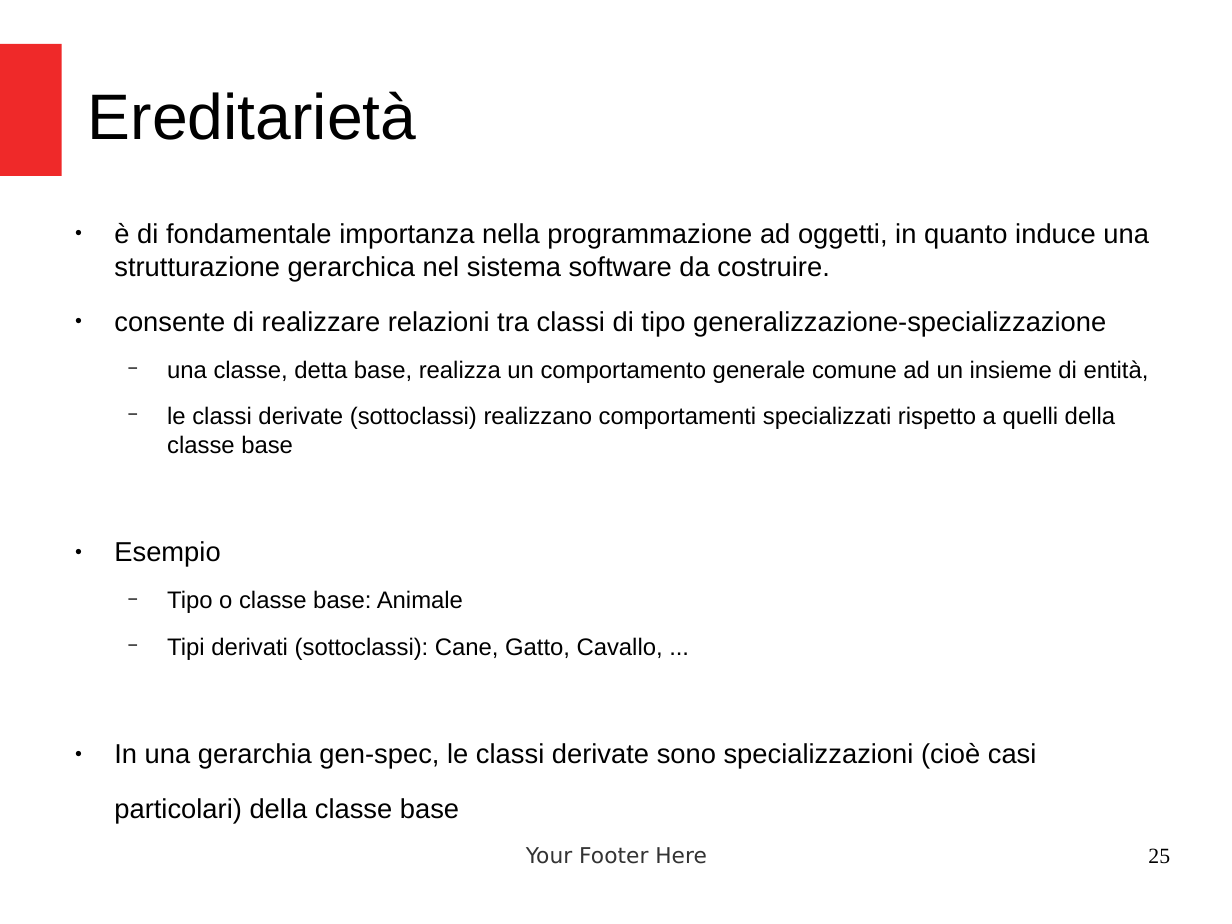
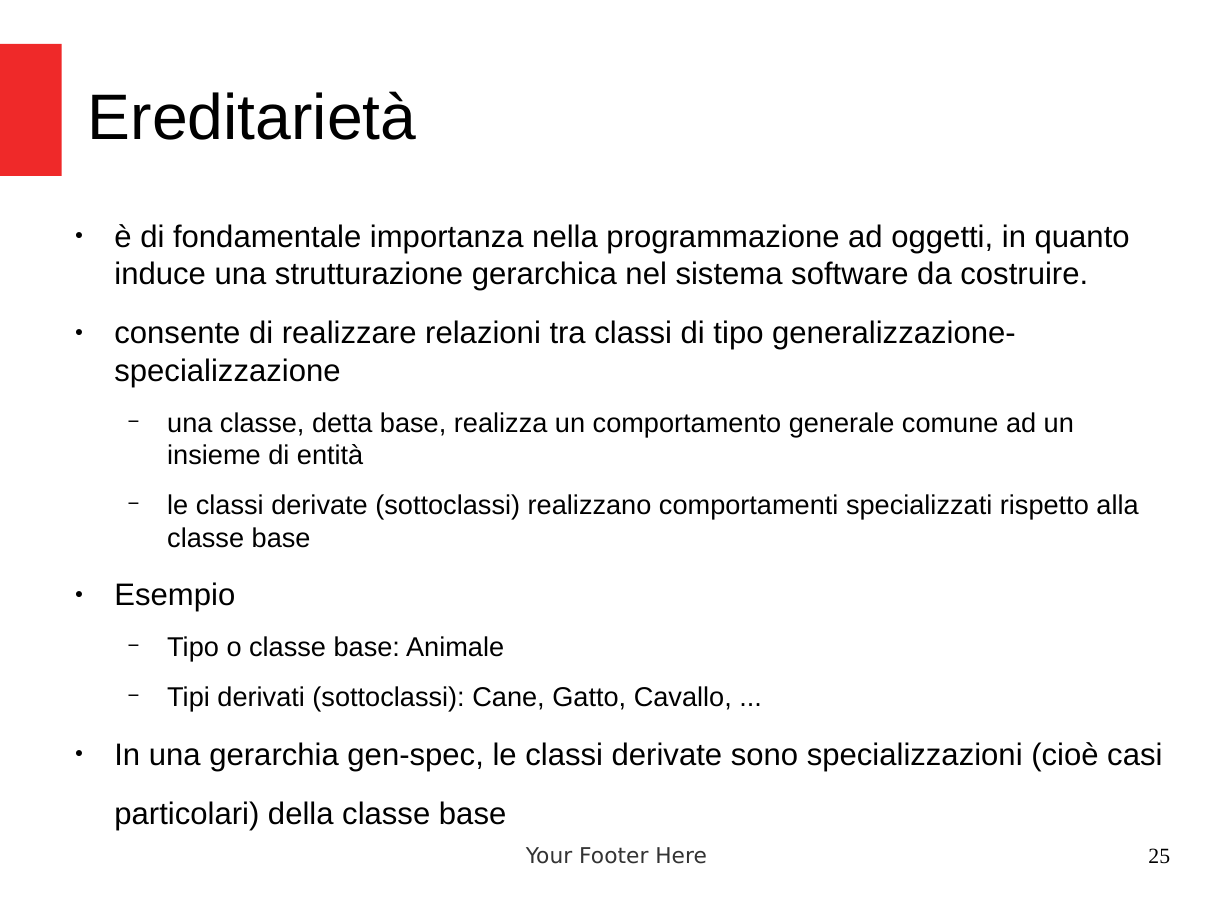
Before and after one commit to criluc/jdbc-tutorial, a slide deck: slide 25 of Introduzione a Java.odp. Drawn at 1232x924 pixels with LibreOffice and Linux fonts; fonts in the diff are those of the drawing. Boxes give left, top, right and bottom in pixels: in the first picture for what was removed or moved away, otherwise in the second. Text is boxed around its words. In the diff, an @@ line names an element or a change of style, - is before the commit and + after.

```diff
--- a/Introduzione a Java.odp
+++ b/Introduzione a Java.odp
@@ text at (x1=114, y1=224, x2=1162, y2=771): size 17.6 to 20 pt in "è di fondamentale importanza nella programmazione ad ...", "consente di realizzare relazioni tra classi di ...", "Esempio", "In una gerarchia gen-spec, le classi derivate ..." and 1 more places; size 15.4 to 17.5 pt in "Tipo o classe base: Animale", "Tipi derivati (sottoclassi): Cane, Gatto, Cavallo, ..." @@
@@ text at (x1=167, y1=412, x2=1138, y2=548): text changed; size 15.4 to 17.5 pt @@
-  − una classe, detta base, realizza un comportamento generale comune ad un insieme di entità,
-  − le classi derivate (sottoclassi) realizzano comportamenti specializzati rispetto a quelli della classe base
+  − una classe, detta base, realizza un comportamento generale comune ad un insieme di entità
+  − le classi derivate (sottoclassi) realizzano comportamenti specializzati rispetto alla classe base
```
Also in this commit, not shown: 20 other slides changed, 2 other files.
